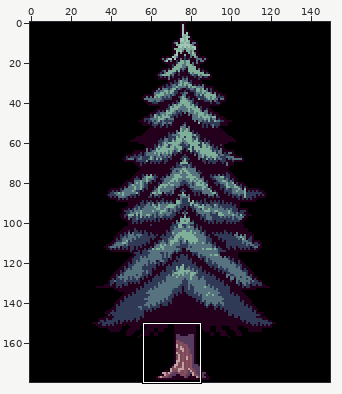
Edited in one commit: sprite sheet (data/images/tiles/large_decor/06.png). Above, an overview of the earlier version with the close-up marked.
Close-up. Earlier state:
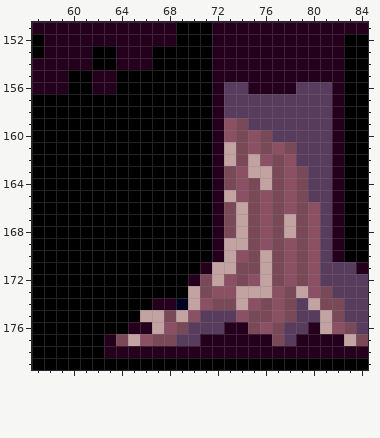
The file is 150x180 pixels. Colours within 5 levels of each other are drawn and written as one. Shown: x 57..84, y 151..179.
After the commit:
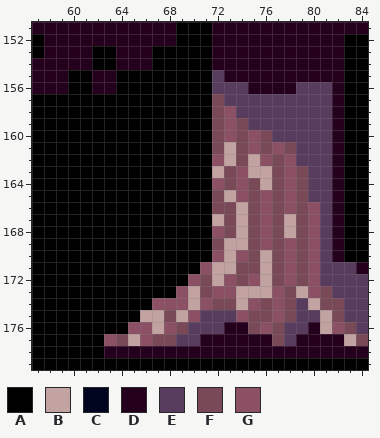
Palette (. is transparent): A #000000  B #c2a3a1  C #00041e  D #25001d  E #573c5d  F #794957  G #8b5064
Change:
@@ x 61..75 @@
 154 DAADDDAAAAADDDD
-155 ADDAAAAAAAADDDD
-156 ADDAAAAAAAADEED
-157 AAAAAAAAAAADEEE
-158 AAAAAAAAAAADEEE
-159 AAAAAAAAAAADGFE
-160 AAAAAAAAAAADGFG
-161 AAAAAAAAAAADBFG
-162 AAAAAAAAAAADBFB
-163 AAAAAAAAAAADFGB
-164 AAAAAAAAAAADFGF
-165 AAAAAAAAAAADBGF
-166 AAAAAAAAAAADFBF
-167 AAAAAAAAAAADFBF
-168 AAAAAAAAAAADFBF
-169 AAAAAAAAAAADBBF
-170 AAAAAAAAAAADBGF
-171 AAAAAAAAAADBBFF
-172 AAAAAAAAADFBGFG
-173 AAAAAAAAABFGGBB
-174 AAAAAADDCBGFFBG
+155 ADDAAAAAAAAEDDD
+156 ADDAAAAAAAAEEED
+157 AAAAAAAAAAAFEEE
+158 AAAAAAAAAAAFGEE
+159 AAAAAAAAAAAFGFE
+160 AAAAAAAAAAAFGFG
+161 AAAAAAAAAAAFBFG
+162 AAAAAAAAAAAGBFB
+163 AAAAAAAAAAABFGB
+164 AAAAAAAAAAAGFGF
+165 AAAAAAAAAAAFBGF
+166 AAAAAAAAAAAFFBF
+167 AAAAAAAAAAABFBF
+168 AAAAAAAAAAAGFBF
+169 AAAAAAAAAAAFBBF
+170 AAAAAAAAAAAGBGF
+171 AAAAAAAAAAGBBFF
+172 AAAAAAAAAGFBGFG
+173 AAAAAAAAGBFGGBB
+174 AAAAAAGGGBGFFBG
 175 AAAAABBFBGEEEGF
-176 AAAADDBGFEEEDDF
-177 AADFBGFFEEDDDDD
+176 AAAAGGBGFEEEDDF
+177 AAGFBGFFEEDDDDD
 178 AADDDDDDDDDDDDD
